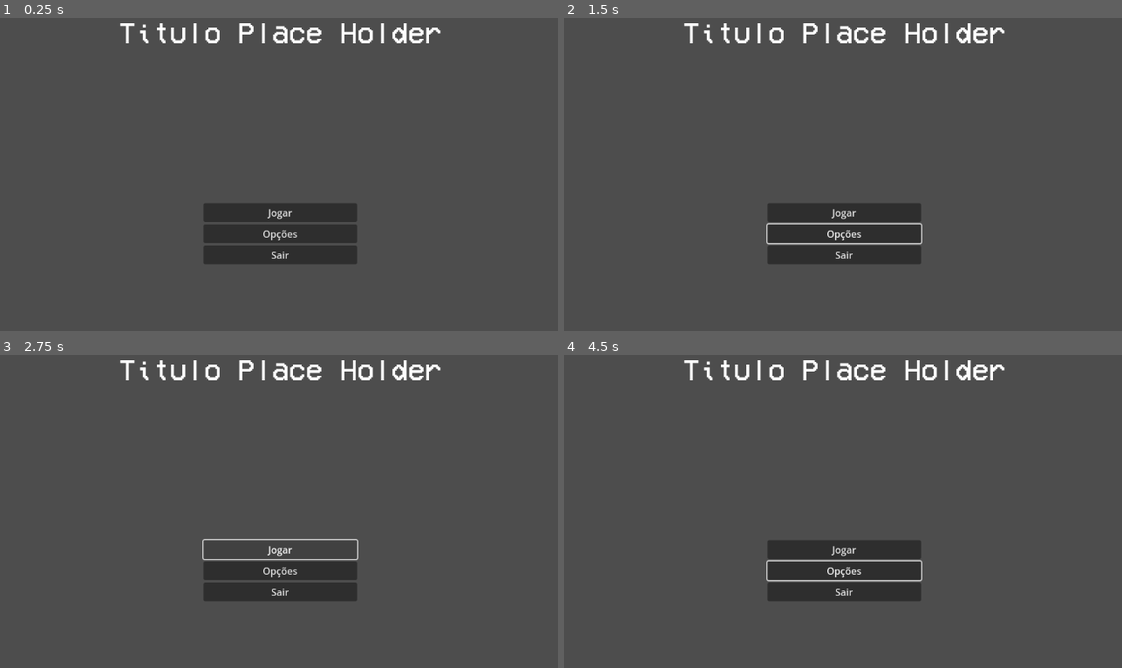
Above: before the commit, frames 1-4 (two rows, left to right).
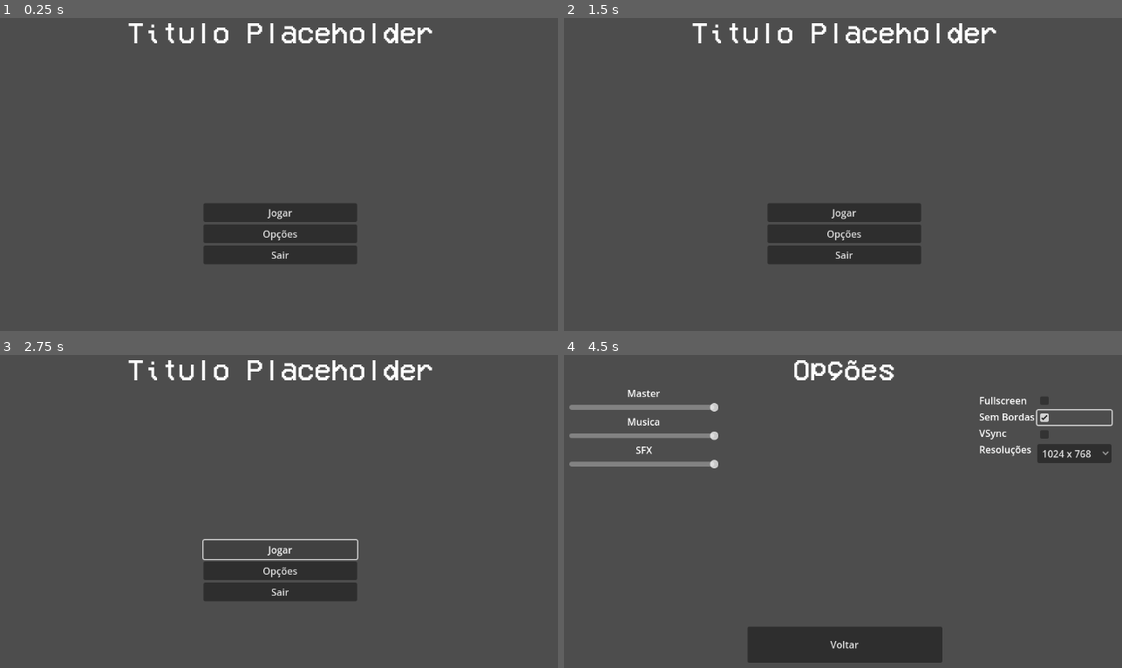
Above: after the commit, the same moments.

Repository: RRealJ/GameJam2024
Game: Godot game, scene res://cenas/menuPrincipal.tscn
The game is run twice, just before and just after one commit, with the same random seed, the same clock (stepped at 60 frames per second) and the same inputs. The project has no main scene, so this scene is started directly.
Inputs (mouse positions are in pixels of both pictures, inside the frame that each line leads up to):
- Up to frame 1 (0.25 s): no input
- Up to frame 2 (1.5 s): click "Opções" at 0.5 s; click (843, 309) at 1.25 s, where only the run after the commit has a clickable "Voltar"
- Up to frame 3 (2.75 s): click "Jogar" at 2 s
- Up to frame 4 (4.5 s): click "Jogar" at 2.75 s; click "Opções" at 3.5 s; click (1071, 417) at 4.27 s

The runs differ from the first frame. In frame 1, 1.8% of the frame differs, in the area x 21-80%, y 1-9%; in frame 2, 2.2%; in frame 3, 1.8%; in frame 4, 14%, in the area x 0-99%, y 1-99%.

Commit message:
conectando e ligando menu principal com menu de opções

Diff:
--- a/cenas/menuPrincipal.tscn
+++ b/cenas/menuPrincipal.tscn
@@ -1,7 +1,8 @@
-[gd_scene load_steps=3 format=3 uid="uid://b6jewbxb35735"]
+[gd_scene load_steps=4 format=3 uid="uid://b6jewbxb35735"]
 
 [ext_resource type="FontFile" uid="uid://cj00nb0luhd04" path="res://assets/fontes/VCR_OSD_MONO_1.001.ttf" id="1_3kh80"]
 [ext_resource type="Script" path="res://scripts/menu_principal.gd" id="1_irdta"]
+[ext_resource type="PackedScene" uid="uid://b4ug05ucjvs5g" path="res://cenas/opcoes.tscn" id="3_if846"]
 
 [node name="MenuPrincipal" type="Control"]
 layout_mode = 3
@@ -30,7 +31,7 @@
 size_flags_horizontal = 4
 theme_override_fonts/font = ExtResource("1_3kh80")
 theme_override_font_sizes/font_size = 48
-text = "Titulo Place Holder"
+text = "Titulo Placeholder"
 horizontal_alignment = 1
 
 [node name="menu" type="VBoxContainer" parent="."]
@@ -60,4 +61,12 @@
 layout_mode = 2
 text = "Sair"
 
+[node name="Opcoes" parent="." instance=ExtResource("3_if846")]
+visible = false
+layout_mode = 1
+
+[connection signal="pressed" from="menu/btn_opcoes" to="." method="_on_btn_opcoes_pressed"]
 [connection signal="pressed" from="menu/btn_sair" to="." method="_on_btn_sair_pressed"]
+[connection signal="pressed" from="Opcoes/voltar" to="." method="_on_voltar_pressed"]
+
+[editable path="Opcoes"]
--- a/scripts/menu_principal.gd
+++ b/scripts/menu_principal.gd
@@ -1,6 +1,7 @@
 extends Control
 
-
+@onready var opcoes = $Opcoes
+@onready var menu = $menu
 
 func _ready() -> void:
 	pass
@@ -14,6 +15,11 @@
 	get_tree().quit()
 
 
+func _on_btn_opcoes_pressed() -> void:
+	$titulo.text = "Opções"
+	mostrar_esconder(opcoes, menu)
+
+
 func _unhandled_input(event):
 	if event.is_action_pressed("f11"):
 		if Global.fullscreen == true:
@@ -22,3 +28,13 @@
 		else:
 			DisplayServer.window_set_mode(DisplayServer.WINDOW_MODE_FULLSCREEN)
 			Global.fullscreen = true
+
+
+func mostrar_esconder(mostrar, esconder):
+	mostrar.visible = true
+	esconder.visible = false
+
+
+func _on_voltar_pressed() -> void:
+	$titulo.text = "Titulo Placeholder"
+	mostrar_esconder(menu, opcoes)
